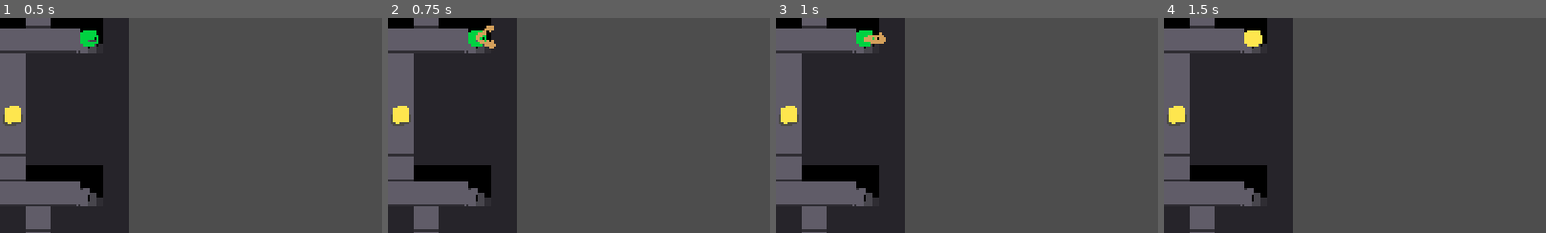
Above: before the commit, frames 1-4 (left to right).
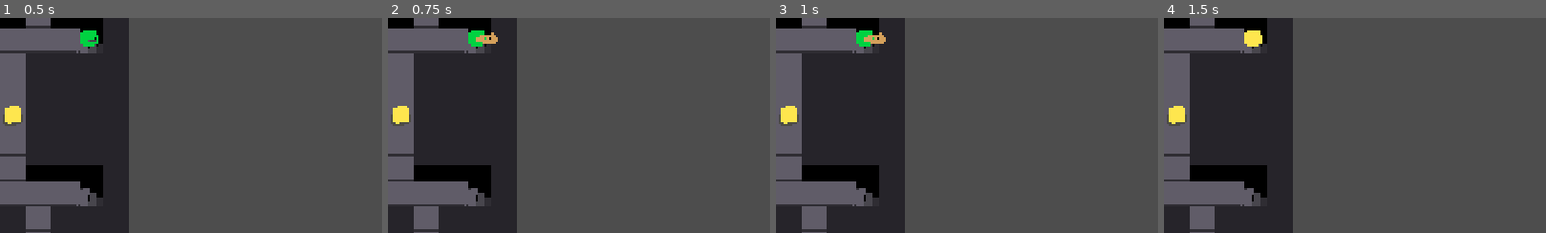
Above: after the commit, the same moments.

Repository: NunoDasNeves/igc-jam-godot-template
Game: Godot game, scene res://main.tscn
Two runs of this game, one before a commit and one after it. Both use one fixed random seed, a clock stepped at 60 frames per second and the inputs below.
Inputs:
- Up to frame 1 (0.5 s): no input
- Up to frame 2 (0.75 s): tap Enter at 0.5 s; hold D (Right) from 0.53 s (still down); tap Z (Attack) at 0.6 s
- Up to frame 3 (1 s): keep holding D (Right)
- Up to frame 4 (1.5 s): release D (Right) at 1.28 s; hold S (Down) from 1.28 s (still down); tap X (Interact) at 1.35 s
The pictures show only the part of the screen within x 50-100%, y 28-78%; the shares and areas given below are measured in that part.

Frame 1 is identical in both runs. In frame 2, 0.3% of the frame differs, in the area x 23-29%, y 3-15%; in frame 3, nothing differs; in frame 4, nothing differs.

Commit message:
Mimic can chomp hero, only while hero is collecting treasure.
Also fix issues with tweens dangling references when freeing entities.
Add DIE and EATEN states and keep references to tweens so they can be
stop()'d

Diff:
--- a/entities/hero/hero.tscn
+++ b/entities/hero/hero.tscn
@@ -21,10 +21,15 @@
 
 [node name="FlipVisuals" type="Node2D" parent="."]
 
-[node name="Polygon2D" type="Polygon2D" parent="FlipVisuals"]
+[node name="HeroPoly" type="Polygon2D" parent="FlipVisuals"]
 position = Vector2(-282, -1021)
 scale = Vector2(1.83, 1.83)
 polygon = PackedVector2Array(148, 573, 153.699, 558.956, 160, 572, 159, 552, 164, 549, 164, 550, 166, 550, 167, 547, 169, 547, 169, 545, 166, 544, 164, 528, 163, 543, 159, 544, 160, 545, 162, 545, 158, 546, 157, 535, 151, 533, 148, 540, 139, 543, 141, 558, 146, 563, 148, 560)
+
+[node name="ShieldPoly" type="Polygon2D" parent="FlipVisuals"]
+position = Vector2(-71, -1)
+color = Color(0.211765, 1, 1, 1)
+polygon = PackedVector2Array(73, -17, 78, -16, 82, -17, 85, -20, 88, -17, 92, -16, 97, -17, 100, -20, 100, -8, 98, 1, 92, 9, 85, 15, 78, 9, 73, 1, 70, -8, 70, -20)
 
 [node name="CollisionShape2D" type="CollisionShape2D" parent="."]
 shape = SubResource("CircleShape2D_kaf33")
--- a/entities/hero/hero_class.gd
+++ b/entities/hero/hero_class.gd
@@ -3,6 +3,8 @@
 
 @onready var nav_agent: NavigationAgent2D = $NavigationAgent2D
 @onready var flip_node: Node2D = $FlipVisuals
+@onready var shield_poly: Polygon2D = $FlipVisuals/ShieldPoly
+@onready var hero_poly: Polygon2D = $FlipVisuals/HeroPoly
 @onready var attack_node: Node2D = $Attack
 @onready var attack_swish: Polygon2D = $Attack/Swish
 @onready var hitbox: Hitbox = $Attack/Hitbox
@@ -10,7 +12,7 @@
 @onready var ray_casts: Node2D = $RayCasts
 @onready var exclamation_point: Node2D = $ExclamationPoint
 
-enum State { NONE, ATTACK, COLLECT }
+enum State { NONE, ATTACK, COLLECT, EATEN }
 var state: State = State.NONE
 
 enum AIState { SEEK_ITEM, SEEK_ENEMY }
@@ -20,9 +22,18 @@
 # entity currently being collected
 var collect_target: Entity
 
+# keep references to tweens so they can be stopped properly
+# otherwise dangling references if they are running while hero is free()d
+var state_tween: Tween # just does intervals and callbacks
+var anim_tween: Tween
+var shield_tween: Tween
+
 func _ready() -> void:
 	#assign_player_is_controlled()
 	attacked.connect(attack)
+	attack_node.hide()
+	exclamation_point.hide()
+	shield_poly.hide()
 	set_state(State.NONE)
 
 func node_to_entity(node2d: Node2D) -> Entity:
@@ -31,33 +42,61 @@
 	return null
 
 func set_state(new_state: State) -> void:
+
+	# cancel any state transitions goverened by tweening
+	if state_tween:
+		state_tween.stop()
+
 	match new_state:
 		State.NONE:
 			collect_target = null
 			ai_seek_target = null
-			attack_node.hide()
-			exclamation_point.hide()
 		State.COLLECT:
 			if !collect_target:
 				print ("Switch to State.COLLECT but nothing to collect!")
 				return
-			var tween = get_tree().create_tween()
-			tween.tween_interval(0.5)
-			tween.tween_callback(func (): collect_target.collect())
-			tween.tween_interval(0.5)
-			tween.tween_callback(func (): set_state(State.NONE))
+			hero_poly.self_modulate = Color.YELLOW
+			anim_tween = get_tree().create_tween()
+			anim_tween.tween_interval(0.5)
+			anim_tween.tween_callback(func (): collect_target.collect())
+			anim_tween.tween_interval(0.5)
+			anim_tween.tween_callback(func (): hero_poly.self_modulate = Color.WHITE)
+			state_tween = get_tree().create_tween()
+			state_tween.tween_callback(func (): set_state(State.NONE))
+			anim_tween.tween_subtween(state_tween)
+
 		State.ATTACK:
 			collect_target = null
 			# TODO replace with "real" animation
 			update_visual_dir()
 			attack_node.show()
 			attack_swish.self_modulate.a = 1
-			var tween = get_tree().create_tween()
-			tween.tween_interval(0.2)
-			tween.tween_callback(func (): hitbox.activate())
-			tween.tween_property(attack_swish, "self_modulate:a", 0, 0.1)
-			tween.tween_interval(0.3)
-			tween.tween_callback(func (): set_state(State.NONE))
+			anim_tween = get_tree().create_tween()
+			anim_tween.tween_interval(0.2)
+			anim_tween.tween_callback(func (): hitbox.activate())
+			anim_tween.tween_property(attack_swish, "self_modulate:a", 0, 0.1)
+			anim_tween.tween_interval(0.3)
+			anim_tween.tween_callback(func (): attack_node.hide())
+			state_tween = get_tree().create_tween()
+			state_tween.tween_callback(func (): set_state(State.NONE))
+			anim_tween.tween_subtween(state_tween)
+
+		State.EATEN:
+			collision_layer = 0
+			collision_mask = 0
+			hero_poly.self_modulate = Color.WHITE
+			attack_node.hide()
+			exclamation_point.hide()
+			shield_poly.hide()
+			if anim_tween:
+				anim_tween.stop()
+			if shield_tween:
+				shield_tween.stop()
+			anim_tween = get_tree().create_tween()
+			anim_tween.tween_property(flip_node, "rotation_degrees", 90, 0.3)
+			anim_tween.tween_interval(0.3)
+			anim_tween.tween_callback(func (): queue_free())
+			hero_poly.self_modulate = Color.WHITE
 
 	state = new_state
 
@@ -86,6 +125,16 @@
 		#attack_swish.scale.x = 1
 		flip_node.scale.x = 1
 
+func hit(hitbox: Hitbox) -> void:
+	if state == State.COLLECT:
+		set_state(State.EATEN)
+	else:
+		shield_poly.show()
+		shield_poly.self_modulate.a = 1
+		shield_tween = get_tree().create_tween()
+		shield_tween.tween_property(shield_poly, "self_modulate:a", 0, 0.7)
+		shield_tween.tween_callback(func (): shield_poly.hide())
+
 func attack() -> void:
 	if state != State.NONE:
 		return
@@ -102,6 +151,8 @@
 		State.COLLECT:
 			input_dir = Vector2.ZERO
 		State.ATTACK:
+			input_dir = Vector2.ZERO
+		State.EATEN:
 			input_dir = Vector2.ZERO
 
 func get_nearest_seen_entity() -> Entity:
--- a/entities/mimic/mimic.tscn
+++ b/entities/mimic/mimic.tscn
@@ -37,7 +37,7 @@
 
 [node name="Hitbox" type="Area2D" parent="Attack"]
 collision_layer = 0
-collision_mask = 4
+collision_mask = 6
 script = ExtResource("2_4bgkd")
 duration_secs = 0.1
 
--- a/entities/mimic/mimic_class.gd
+++ b/entities/mimic/mimic_class.gd
@@ -10,8 +10,11 @@
 @onready var hitbox: Hitbox = $Attack/Hitbox
 @onready var inventory: Inventory = %Inventory
 
-enum State { NONE, HIDDEN, ATTACK }
+enum State { NONE, HIDDEN, ATTACK, DIE }
 var state: State = State.NONE
+
+var state_tween: Tween
+var anim_tween: Tween
 
 # Called when the node enters the scene tree for the first time.
 func _ready() -> void:
@@ -22,6 +25,9 @@
 	set_state(State.NONE)
 
 func set_state(new_state: State) -> void:
+	if state_tween:
+		state_tween.stop()
+
 	match new_state:
 		State.NONE:
 			mimic_poly.show()
@@ -37,15 +43,24 @@
 			top_jaw.rotation_degrees = 0
 			bot_jaw.rotation_degrees = 0
 			attack_node.show()
-			var top_tween = get_tree().create_tween()
-			top_tween.tween_interval(0.1)
-			top_tween.tween_property(top_jaw, "rotation_degrees", 47, 0.1)
-			top_tween.tween_callback(func (): hitbox.activate())
-			top_tween.tween_interval(0.4)
-			top_tween.tween_callback(func (): set_state(State.NONE))
-			var bot_tween = get_tree().create_tween()
-			bot_tween.tween_interval(0.1)
-			bot_tween.tween_property(bot_jaw, "rotation_degrees", -19.6, 0.1)
+			anim_tween = get_tree().create_tween()
+			anim_tween.tween_interval(0.1)
+			anim_tween.set_parallel(true)
+			anim_tween.tween_property(top_jaw, "rotation_degrees", 47, 0.1)
+			anim_tween.tween_property(bot_jaw, "rotation_degrees", -19.6, 0.1)
+			state_tween = get_tree().create_tween()
+			state_tween.tween_callback(func (): hitbox.activate())
+			state_tween.tween_interval(0.4)
+			state_tween.tween_callback(func (): set_state(State.NONE))
+			anim_tween.chain().tween_subtween(state_tween)
+		State.DIE:
+			if anim_tween:
+				anim_tween.stop()
+			mimic_poly.show()
+			chest_poly.hide()
+			attack_node.hide()
+			state_tween = get_tree().create_tween()
+			state_tween.tween_callback(func (): queue_free())
 
 	state = new_state
 
@@ -74,7 +89,7 @@
 func hit(hitbox: Hitbox) -> void:
 	# TODO?
 	#Events.entity_destroyed.emit(self)
-	queue_free()
+	set_state(State.DIE)
 
 func update_visual_dir() -> void:
 	attack_node.rotation = face_dir.angle()
